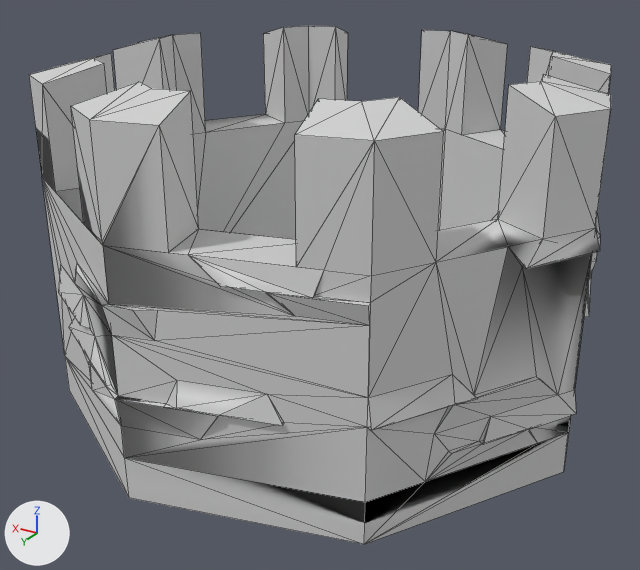
An edit to the FBX model Assets/Resources/Prefabs/Room/Packs for Map Village/3D Cartoon Village/Models/Tower9.fbx, drawn before and after from the same camera.
One viewpoint serves both versions: a 50 mm lens placed at (-9.6, 18.6, 17.2), pointed at (5.8, -7.1, 4.3). The axes (+X, +Y, +Z) are drawn at lower left. The lights are the same throughout. Mesh edges are drawn as thin lines. Where no turn or scale is listed for an object, it has been applied to the vertices. Vertices at the same position are counted once.
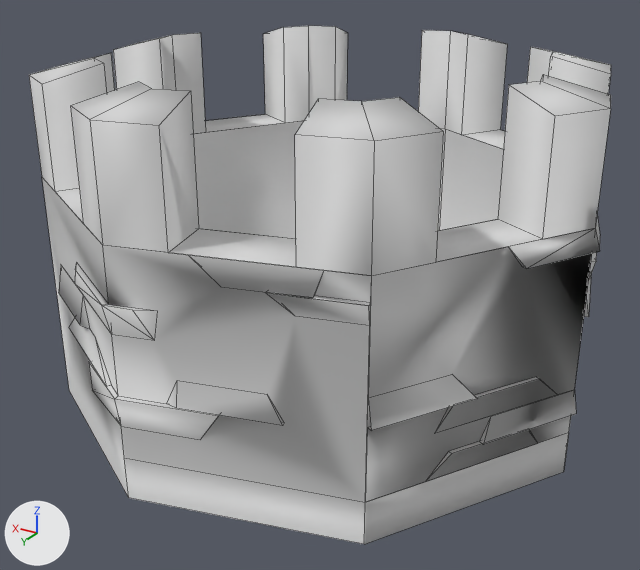
The change, as a list of edits to the scene's bpy script:
```text
Add mat_backcolor:
    mat_backcolor = principled_material('BackColor')
    mat_backcolor.base_color = (0.643, 0.698, 0.733)  # light grey #d2dade
    mat_backcolor.roughness = 0.553
Change me_mesh1:
    used by ob_mesh1; location = (0.0, 0.0, 0.0)
    remove me_mesh1.from_pydata(...)  # 349 vertices, 718 faces; spans x -4.1..16.1, y -18.0..2.1, z 0.0..12.5
    add me_mesh1.from_pydata(...)  # 340 vertices, 268 faces; spans x -4.1..16.1, y -18.0..2.1, z 0.0..12.5
    me_mesh1 part 1: 5 vertices removed from x 5.8..15.0, y -6.1..1.9, z 1.5..8.6
    me_mesh1 part 2: 1 vertex removed from x -1.6, y -2.3, z 4.0
    me_mesh1 part 3: the surface is now shaded smooth
    remove me_mesh1.materials.append(mat_frontcolor)  # white #ffffff
    add me_mesh1.materials.append(mat_backcolor)  # light grey #d2dade
```

Pixel boxes (x1, y1, x2, y2) of what changed, in the pictures (640 x 570 px):
part 1 of me_mesh1, deleted
    before: (42, 106, 219, 498)
part 2 of me_mesh1, deleted
    before: (434, 379, 558, 434)
